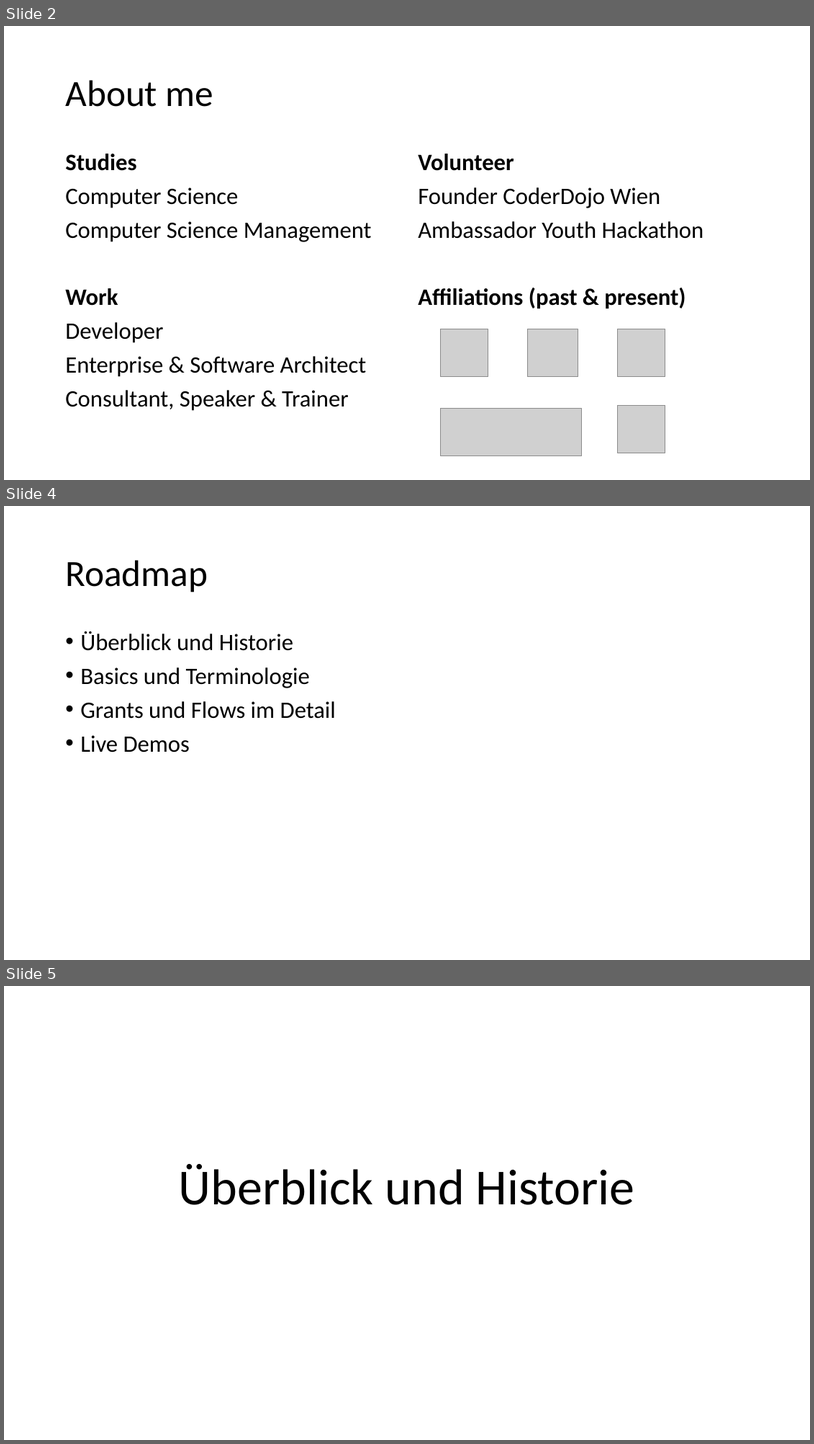
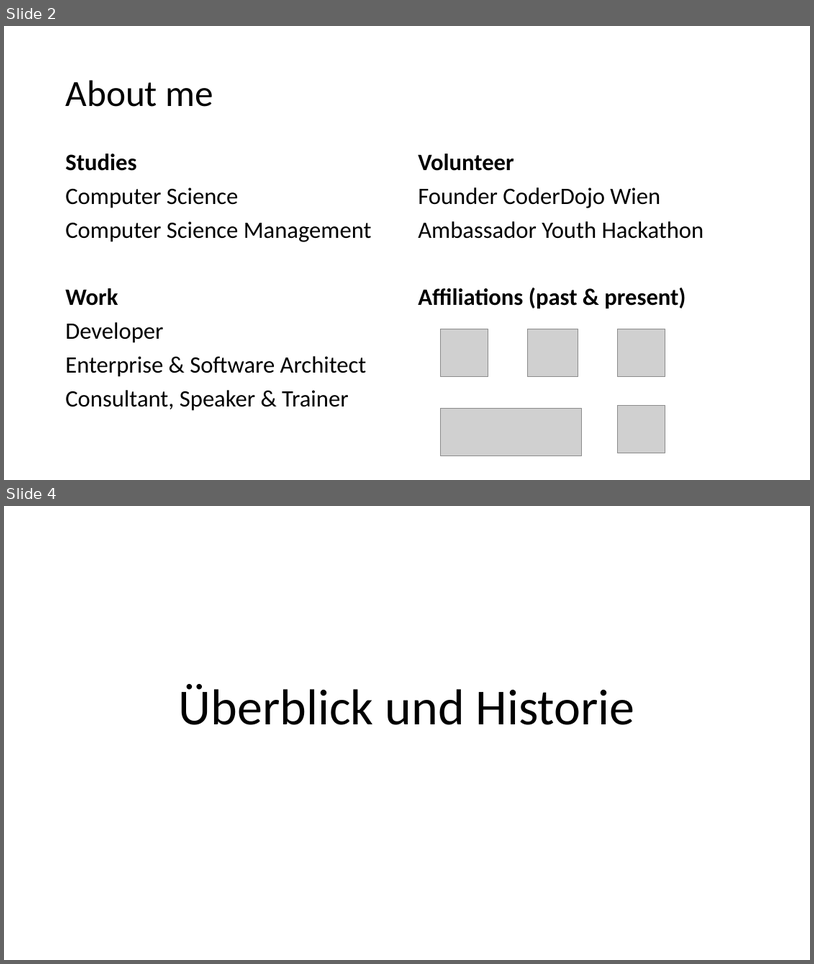
Before and after one commit to danielwagn3r/openid-workshop, a slide deck: OpenID Connect und OAuth.pptx. Shown one above the other, each under a label of ours: slides 2, 4 and 5 before the commit, slides 2 and 4 after it; the slides between them are not shown. The pictures are 814x1444 and 814x964 pixels, drawn with LibreOffice and Linux fonts; fonts in the diff are those of the drawing; grey boxes stand for pictures. Boxes give left, top, right and bottom in pixels: in the first picture for what was removed or moved away, otherwise in the second. Text is boxed around its words. In the diff, an @@ line names an element or a change of style, - is before the commit and + after.

```diff
--- a/OpenID Connect und OAuth.pptx
+++ b/OpenID Connect und OAuth.pptx
@@ slide 4 removed at [4, 506, 810, 960], background #FFFFFF @@
@@ title removed at [65, 560, 208, 592] @@
-Roadmap
@@ text removed at [80, 631, 336, 752] @@
-• Überblick und Historie
-• Basics und Terminologie
-• Grants und Flows im Detail
-• Live Demos
@@ what was slide 5 is now slide 4 @@
```
Also in this commit, not shown: 3 slides changed, 2 slides added.
